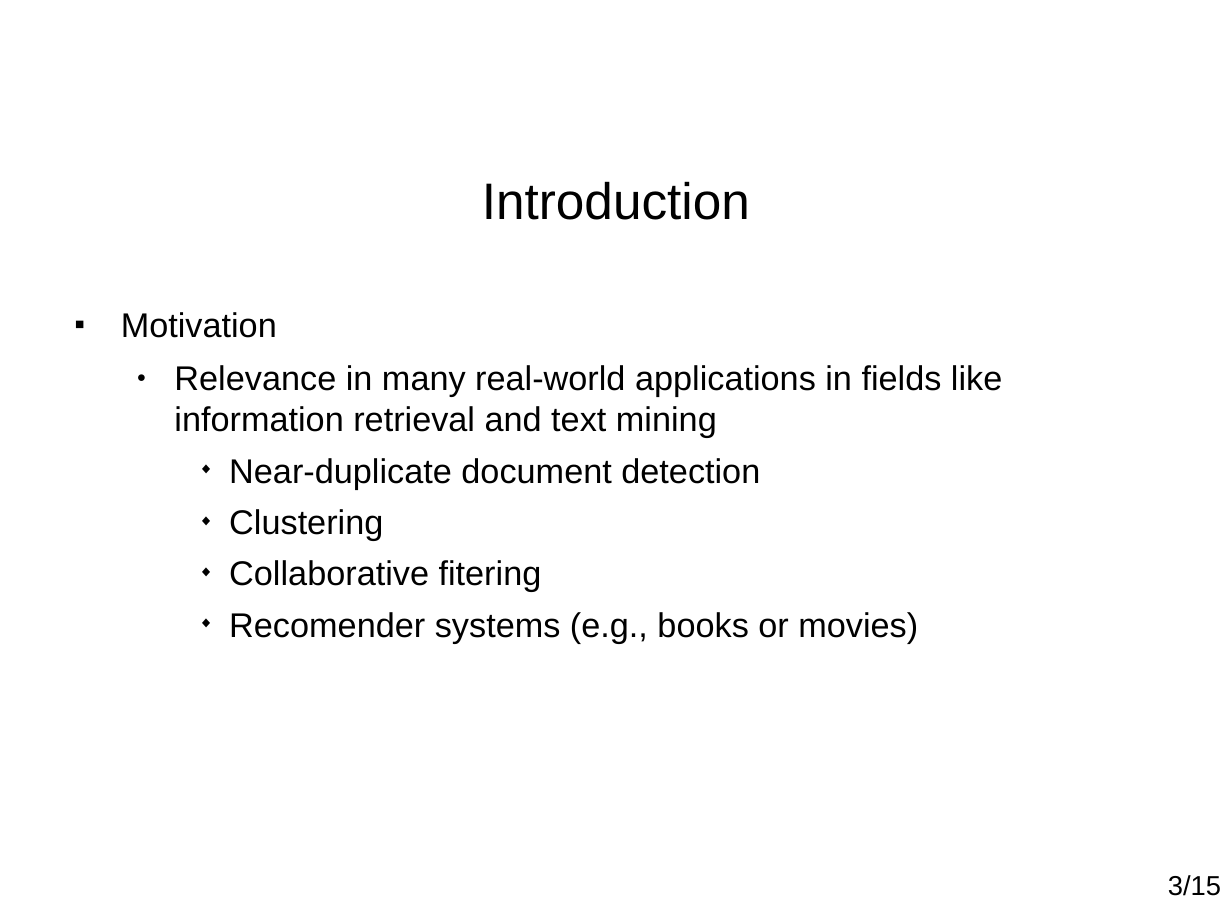
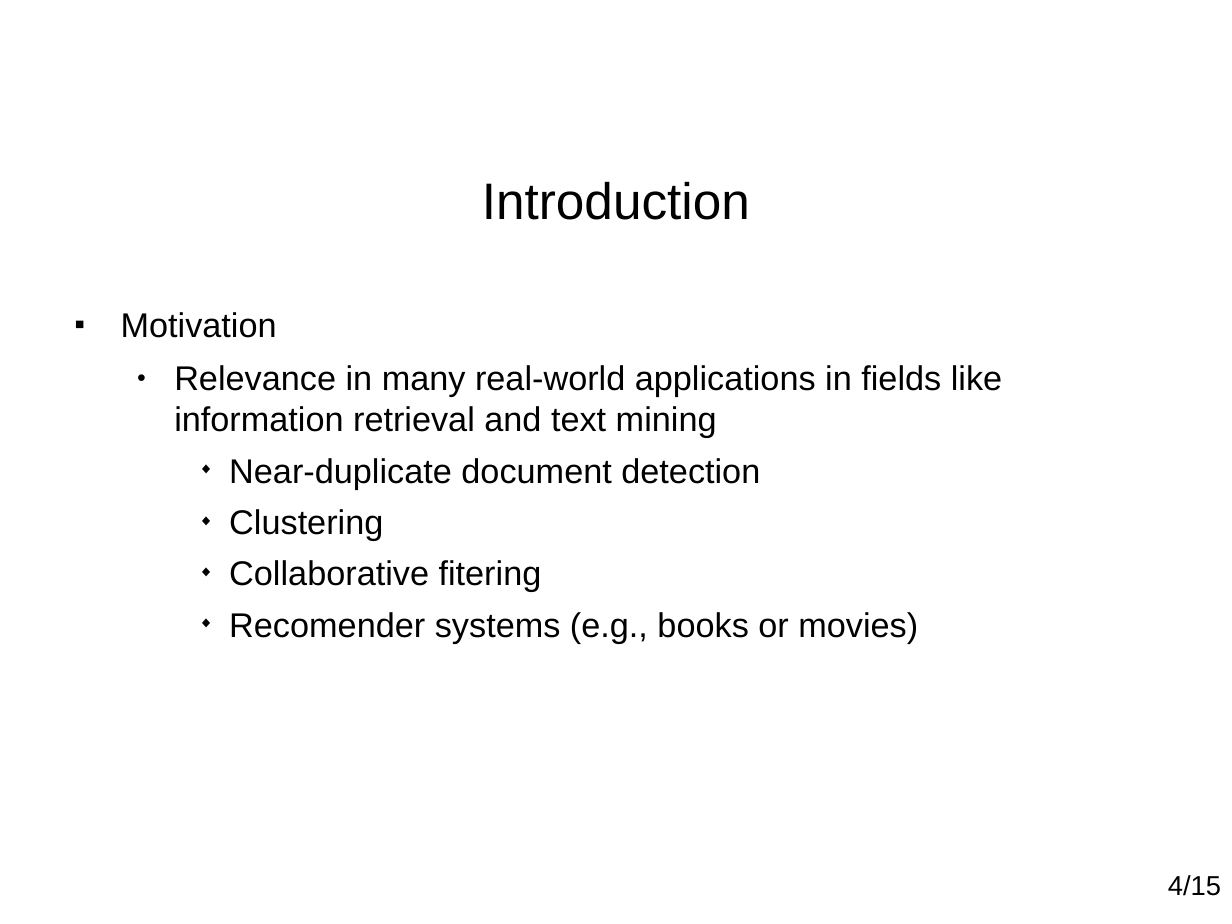
Before and after one commit to paulohq/apresentacao-L2AP, a slide deck: slide 5 of apresentacao-L2AP.ppt. Drawn at 1232x924 pixels with LibreOffice and Linux fonts; fonts in the diff are those of the drawing; background and template pictures are left out. Boxes give left, top, right and bottom in pixels: in the first picture for what was removed or moved away, otherwise in the second. Text is boxed around its words. In the diff, an @@ line names an element or a change of style, - is before the commit and + after.

```diff
--- a/apresentacao-L2AP.ppt
+++ b/apresentacao-L2AP.ppt
@@ text at (1168,875,1221,896): text changed @@
-3/15
+4/15
```
Also in this commit, not shown: 14 other slides changed, 1 slide added, 1 other file.
